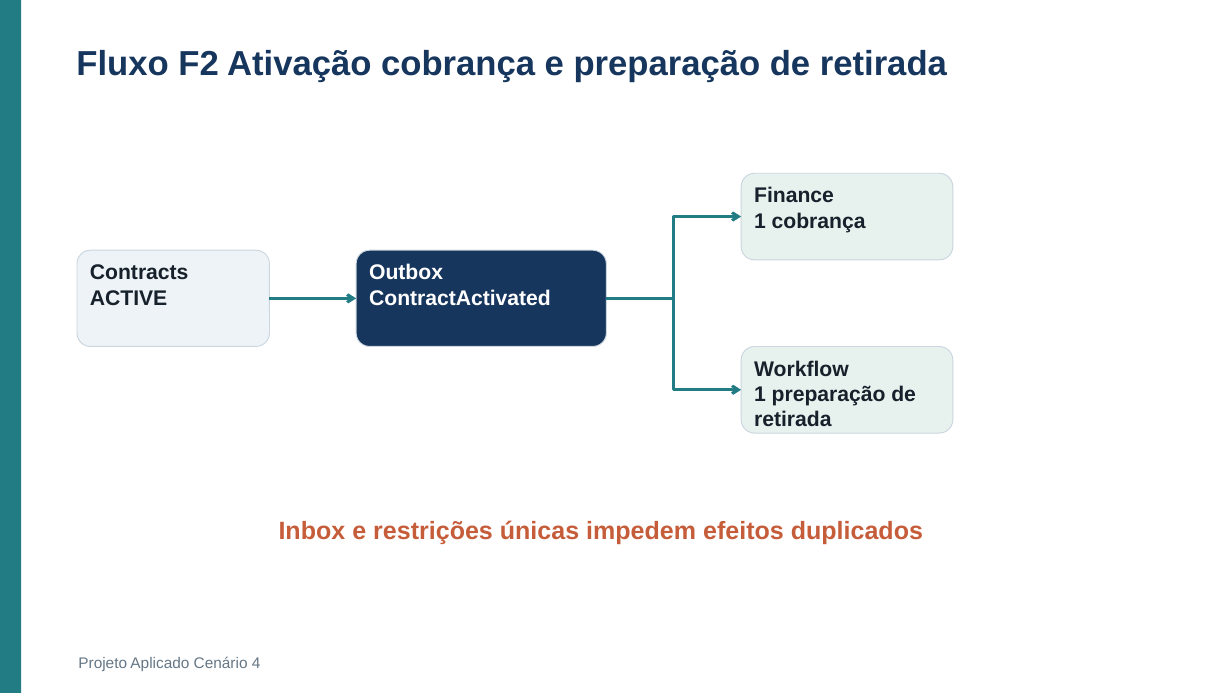
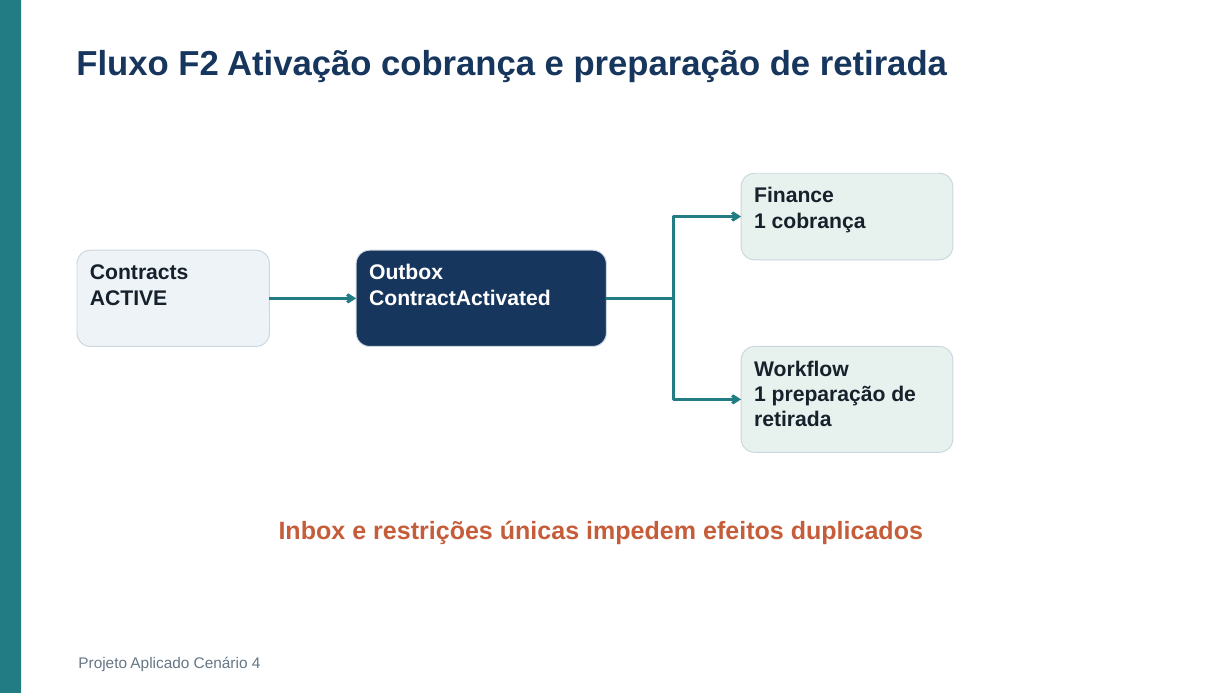
Before and after one commit to Roger-Quinelato/projetoAplicado7, a slide deck: slide 9 of output/Apresentacao_Cenario_4.pptx. Drawn at 1232x693 pixels with LibreOffice and Linux fonts; fonts in the diff are those of the drawing. Boxes give left, top, right and bottom in pixels: in the first picture for what was removed or moved away, otherwise in the second. Text is boxed around its words. In the diff, an @@ line names an element or a change of style, - is before the commit and + after.

```diff
--- a/output/Apresentacao_Cenario_4.pptx
+++ b/output/Apresentacao_Cenario_4.pptx
@@ elbow arrow moved from (606, 299) - (741, 390) to (606, 299) - (741, 399) @@
@@ rounded rectangle "Workflow": place and size @@
-rounded rectangle "Workflow" at (741,347,953,433)
+rounded rectangle "Workflow" at (741,347,953,453)
@@ rounded rectangle "Workflow" at (741,347,953,453): proportions changed @@
```
Also in this commit, not shown: 8 other slides changed, 11 other files.
